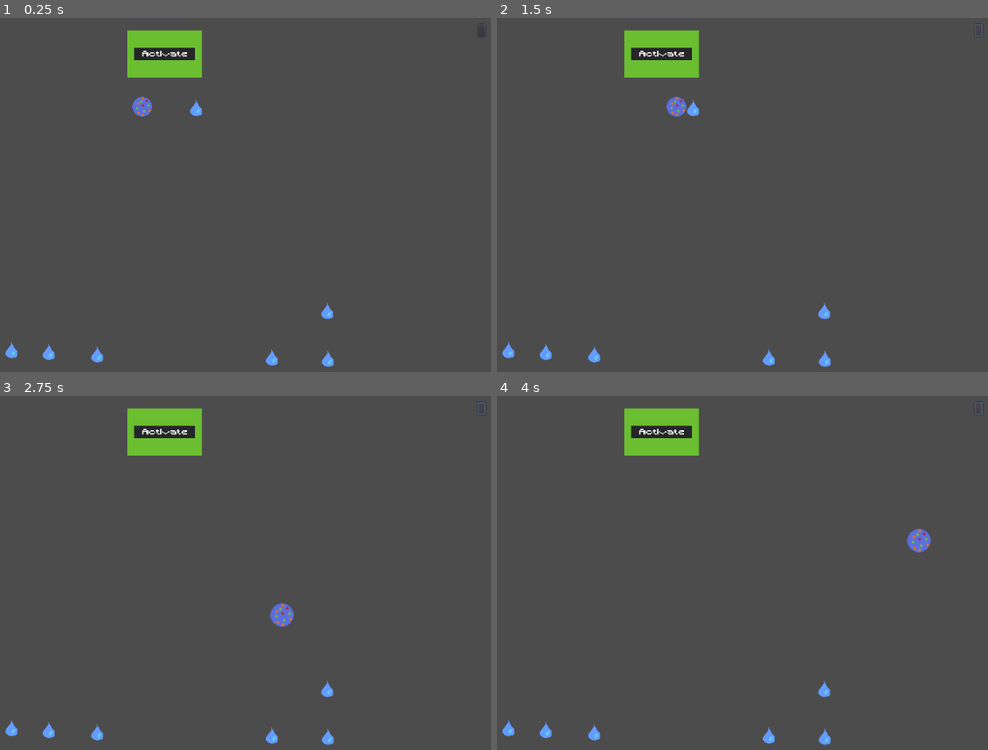
Above: before the commit, frames 1-4 (two rows, left to right).
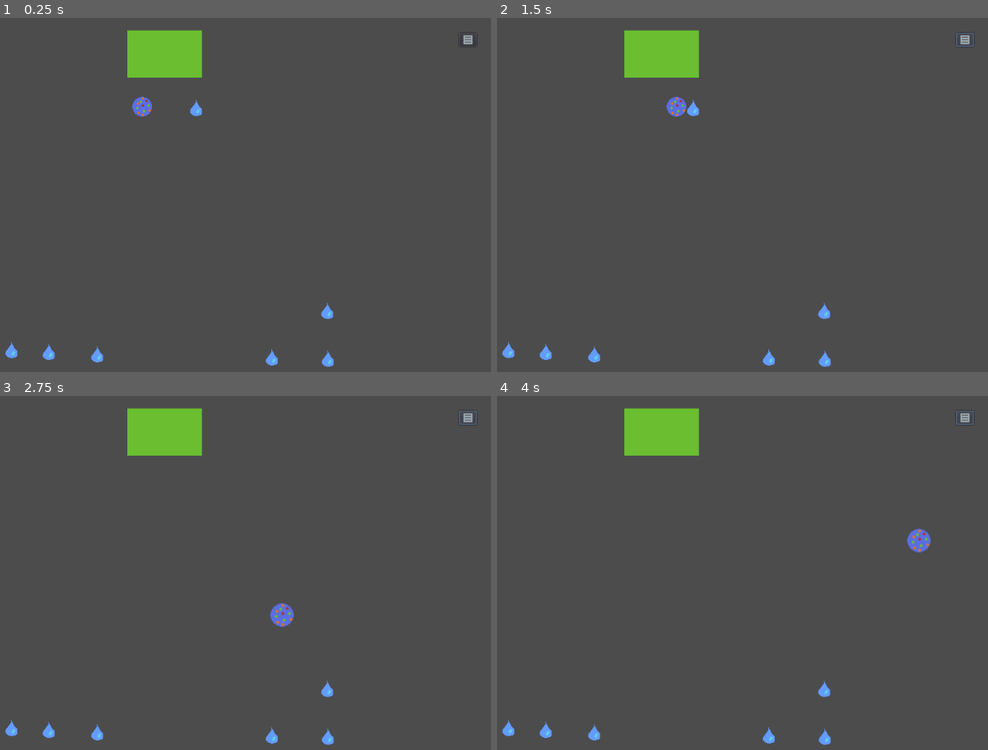
Above: after the commit, the same moments.

Repository: xwedea/froots
Game: Godot game, scene res://levels/Main.tscn
Two runs of this game, one before a commit and one after it. Both use one fixed random seed, a clock stepped at 60 frames per second and the inputs below.
Inputs (mouse positions are in pixels of both pictures, inside the frame that each line leads up to; where the layout moved, square brackets give the same spot in the first picture):
- Up to frame 1 (0.25 s): no input
- Up to frame 2 (1.5 s): click (963, 39) [978, 32] at 0.5 s; tap Enter at 1.25 s; hold D (go_right) from 1.28 s (still down)
- Up to frame 3 (2.75 s): release D (go_right) at 2.03 s; hold S (go_down) from 2.03 s (still down)
- Up to frame 4 (4 s): release S (go_down) at 2.78 s; hold D (go_right) 2.78-3.53 s; hold W (go_up) from 3.53 s (still down)

The runs differ from the first frame. In frame 1, 0.5% of the frame differs, in the area x 27-97%, y 4-12%; in frame 2, 0.5%, in the area x 27-99%, y 1-12%; in frame 3, 0.5%; in frame 4, 0.5%.

Commit message:
add menu button icon

Diff:
--- a/levels/Main.tscn
+++ b/levels/Main.tscn
@@ -3,7 +3,7 @@
 [ext_resource path="res://characters/cell/Cell.tscn" type="PackedScene" id=1]
 [ext_resource path="res://materials/water/Water.tscn" type="PackedScene" id=2]
 [ext_resource path="res://misc/activation/ActivationArea.tscn" type="PackedScene" id=3]
-[ext_resource path="res://HUD.tscn" type="PackedScene" id=4]
+[ext_resource path="res://misc/HUD/HUD.tscn" type="PackedScene" id=4]
 
 [node name="Main" type="Node"]
 
--- a/HUD.tscn
+++ b/misc/HUD/HUD.tscn
@@ -1,6 +1,7 @@
-[gd_scene load_steps=2 format=2]
+[gd_scene load_steps=3 format=2]
 
-[ext_resource path="res://Button.gd" type="Script" id=1]
+[ext_resource path="res://misc/HUD/Button.gd" type="Script" id=1]
+[ext_resource path="res://assets/HUD/menu.png" type="Texture" id=2]
 
 [node name="HUD" type="CanvasLayer"]
 
@@ -10,18 +11,20 @@
 margin_top = 1.0
 margin_bottom = 1.0
 mouse_filter = 2
-custom_constants/margin_right = 18
-custom_constants/margin_top = 18
-custom_constants/margin_left = 18
-custom_constants/margin_bottom = 18
+custom_constants/margin_right = 32
+custom_constants/margin_top = 32
+custom_constants/margin_left = 32
+custom_constants/margin_bottom = 32
 
 [node name="Button" type="Button" parent="MarginContainer"]
-margin_left = 994.0
-margin_top = 18.0
-margin_right = 1006.0
-margin_bottom = 38.0
+margin_left = 964.0
+margin_top = 32.0
+margin_right = 992.0
+margin_bottom = 54.0
 size_flags_horizontal = 8
 size_flags_vertical = 0
+icon = ExtResource( 2 )
+icon_align = 1
 script = ExtResource( 1 )
 
 [node name="PopupPanel" type="PopupPanel" parent="MarginContainer/Button"]
--- a/misc/activation/ActivationArea.tscn
+++ b/misc/activation/ActivationArea.tscn
@@ -19,6 +19,7 @@
 shape = SubResource( 1 )
 
 [node name="Panel" type="Panel" parent="."]
+visible = false
 margin_left = -13.0
 margin_top = -4.0
 margin_right = 13.0
Binary file added: assets/HUD/menu.png
Not shown, added: assets/HUD/menu.png.import
Renamed: Button.gd -> misc/HUD/Button.gd
